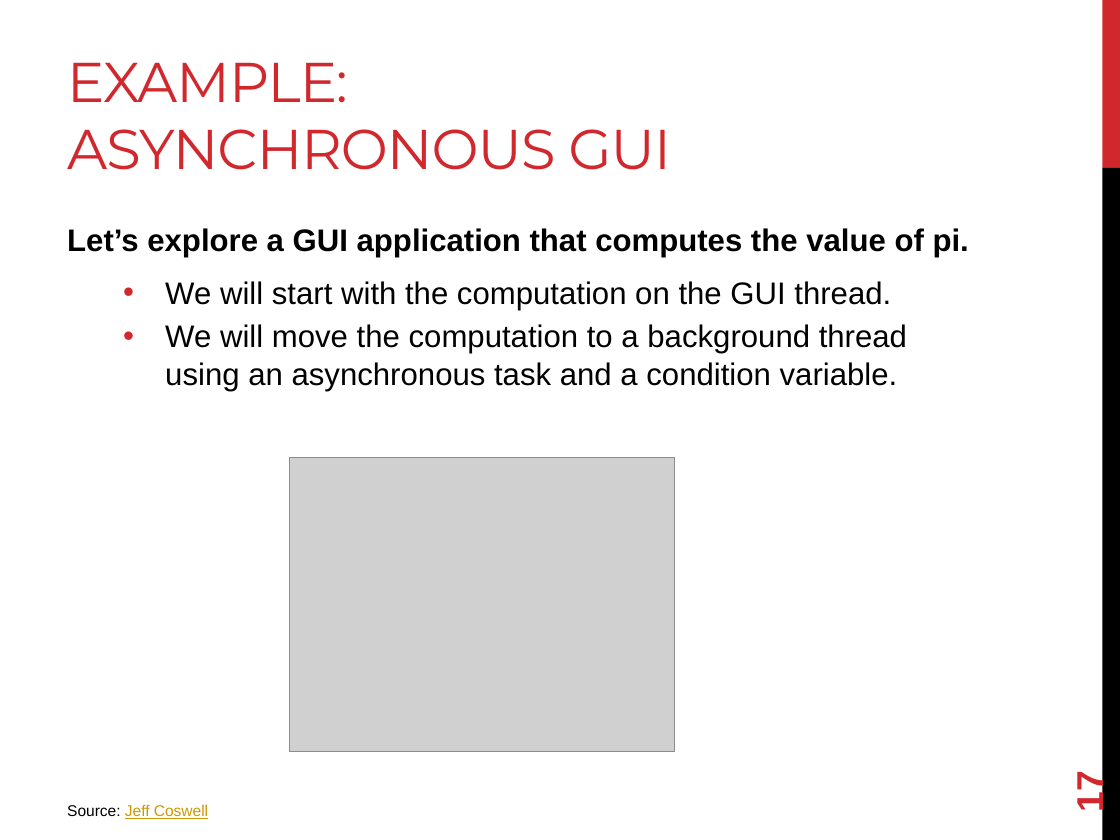
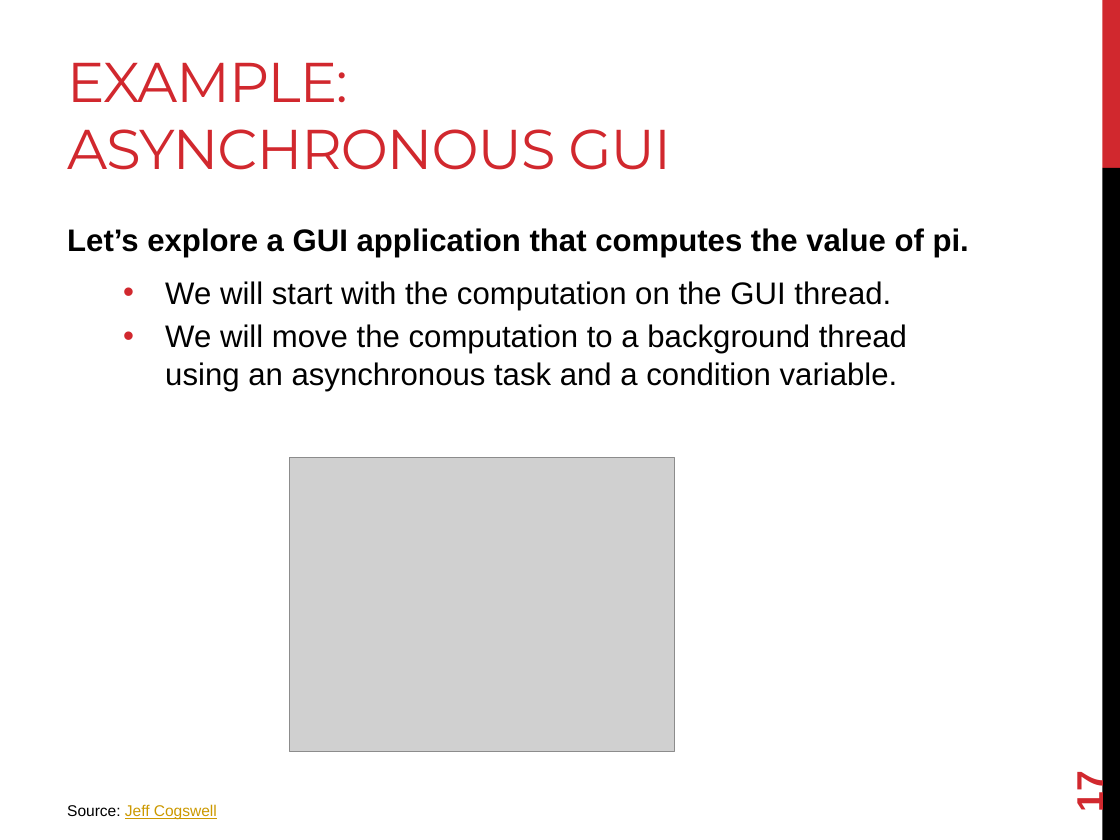
Before and after one commit to joshpeterson/DevelopingConcurrentSoftware, a slide deck: slide 17 of Lectures/Asynchronous Operations/Asynchronous Operations.pptx. Drawn at 1120x840 pixels with LibreOffice and Linux fonts; fonts in the diff are those of the drawing; grey boxes stand for pictures. Boxes give left, top, right and bottom in pixels: in the first picture for what was removed or moved away, otherwise in the second. Text is boxed around its words. In the diff, an @@ line names an element or a change of style, - is before the commit and + after.

```diff
--- a/Lectures/Asynchronous Operations/Asynchronous Operations.pptx
+++ b/Lectures/Asynchronous Operations/Asynchronous Operations.pptx
@@ text at (67, 804, 217, 819): text changed @@
-  Source: Jeff Coswell
+  Source: Jeff Cogswell
```
Also in this commit, not shown: 3 other slides changed, 37 other files.
